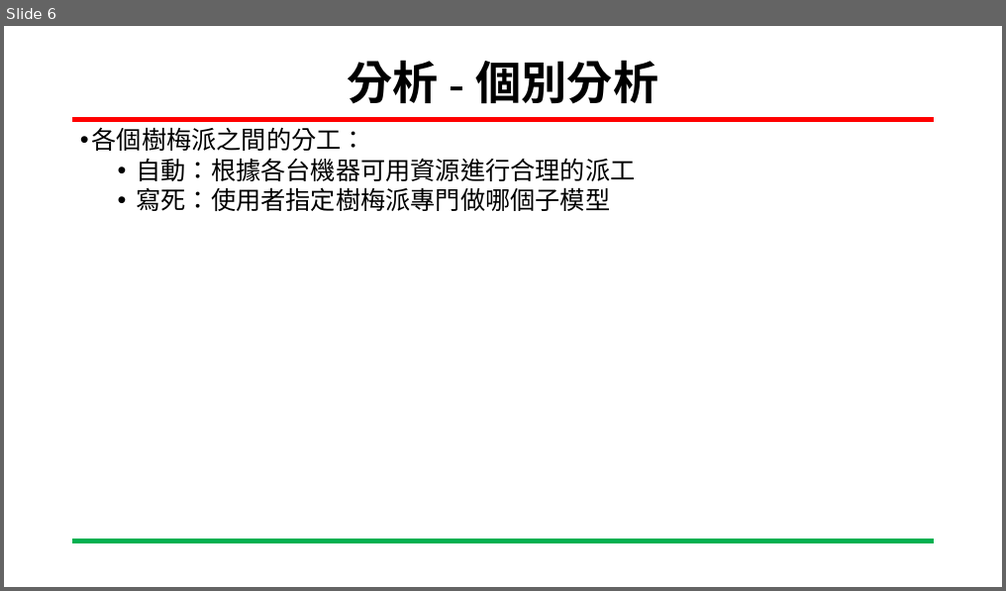
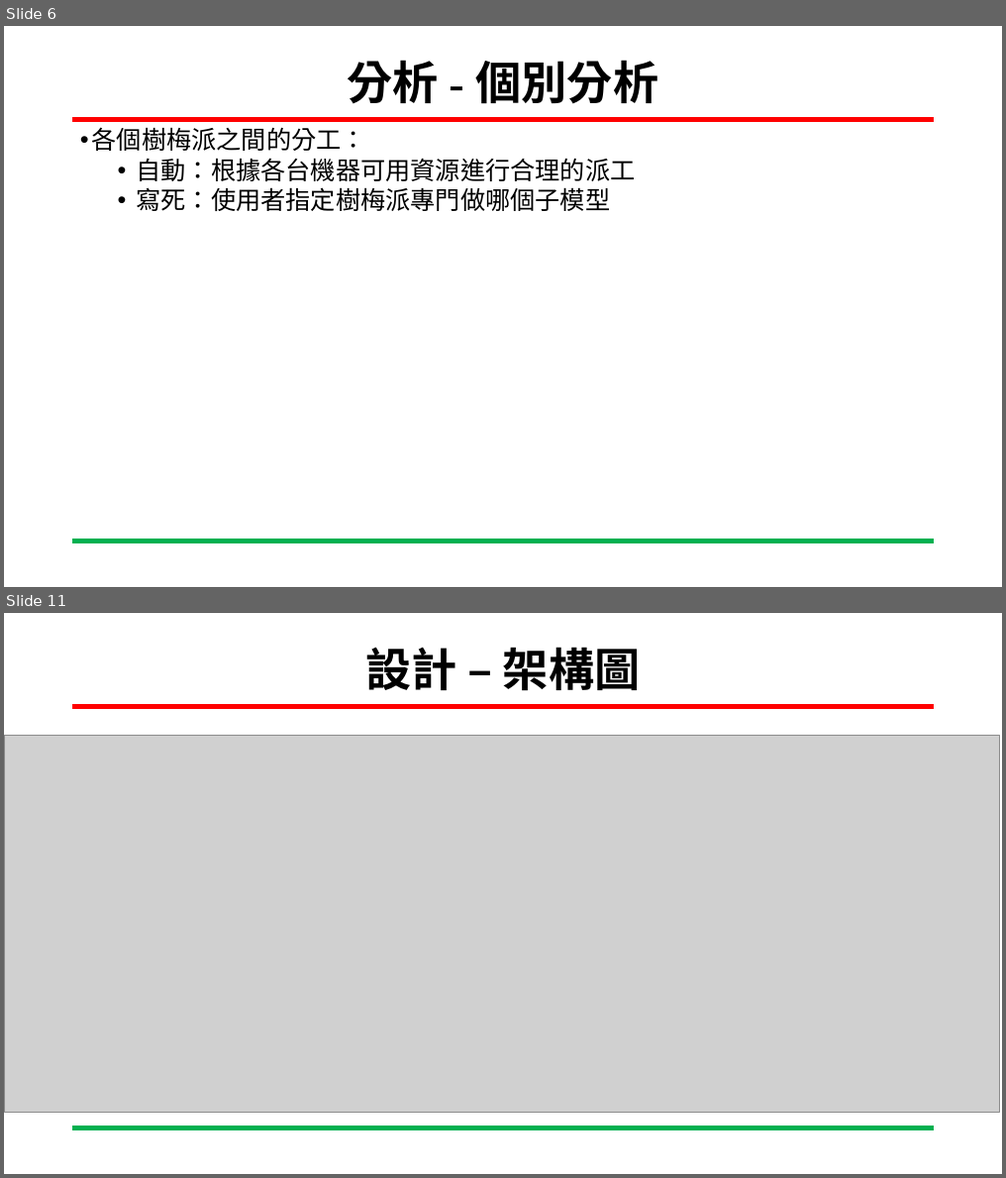
Before and after one commit to YUXING-LEE/image_process, a slide deck: final/基於分散式網路架構訓練階層式分類模型.pptx. Shown one above the other, each under a label of ours: slide 6 before the commit, slides 6 and 11 after it; the slides between them are not shown. The pictures are 1006x591 and 1006x1178 pixels, drawn with LibreOffice and Linux fonts; fonts in the diff are those of the drawing; grey boxes stand for pictures; background and template pictures are left out. Boxes give left, top, right and bottom in pixels: in the first picture for what was removed or moved away, otherwise in the second. Text is boxed around its words. In the diff, an @@ line names an element or a change of style, - is before the commit and + after.

```diff
--- a/final/基於分散式網路架構訓練階層式分類模型.pptx
+++ b/final/基於分散式網路架構訓練階層式分類模型.pptx
@@ slide 11 added at box(4, 613, 1002, 1174), background #FFFFFF; not listed: 2 template elements that a slide beside it also shows @@
@@ title added at box(365, 647, 641, 691), 44 pt, text #000000, bold @@
+設計 – 架構圖
@@ picture added at box(4, 736, 1000, 1113) @@
```
Also in this commit, not shown: 1 slide changed, 5 other slides added, 2 other files.
